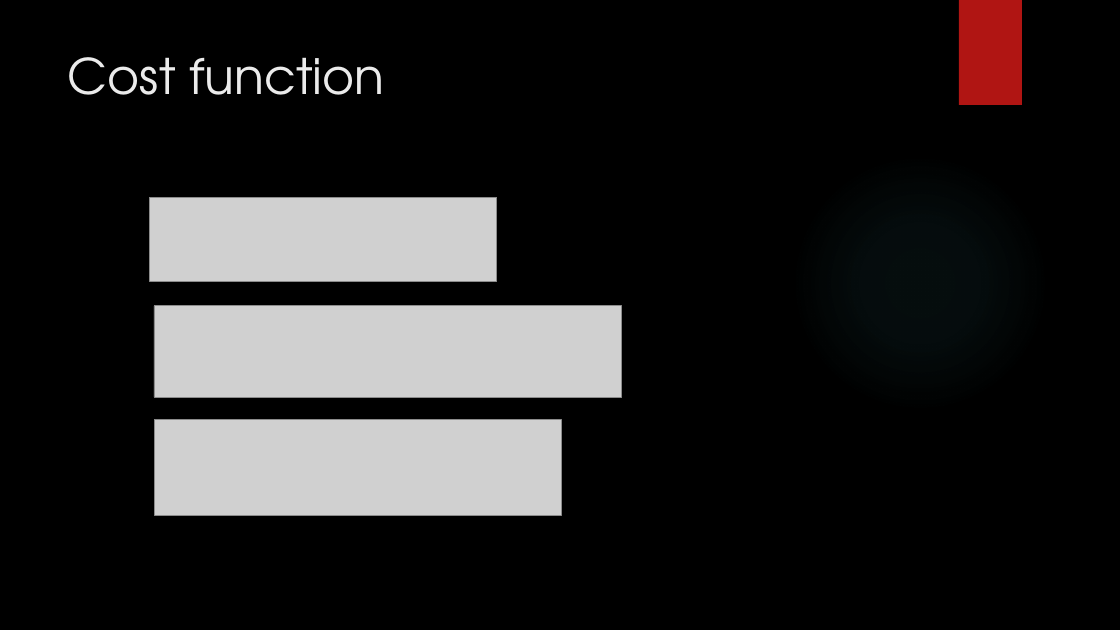
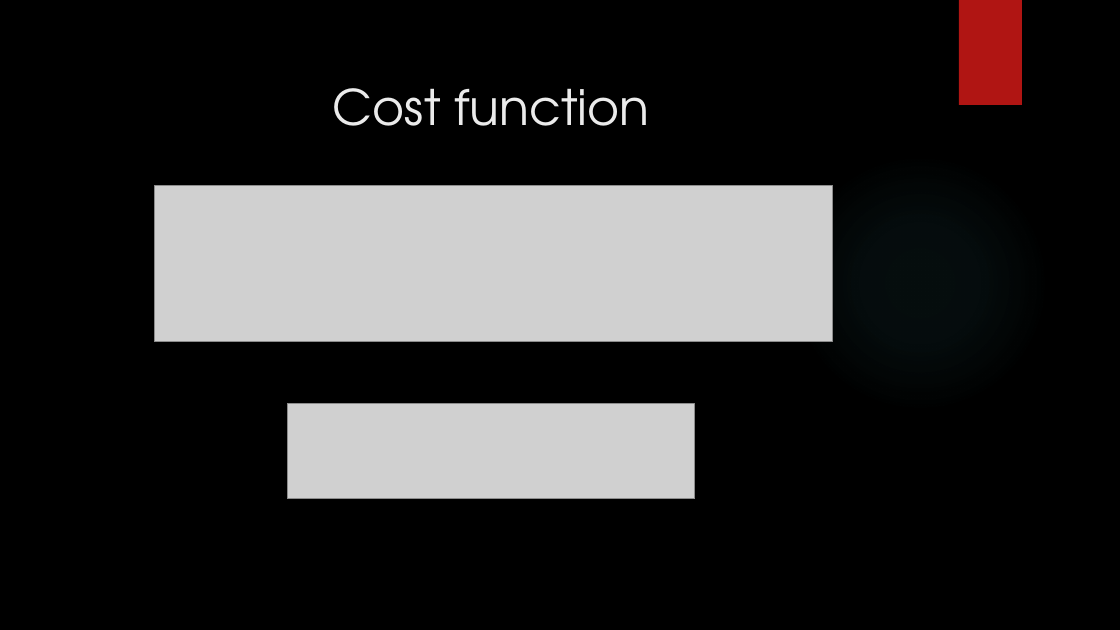
Before and after one commit to ThePiyushGupta/SarcasmTargetDetection, a slide deck: slide 4 of Presentation/Glove.pptx (slide 5 before the commit). Drawn at 1120x630 pixels with LibreOffice and Linux fonts; fonts in the diff are those of the drawing; grey boxes stand for pictures; background and template pictures are left out. Boxes give left, top, right and bottom in pixels: in the first picture for what was removed or moved away, otherwise in the second. Text is boxed around its words. In the diff, an @@ line names an element or a change of style, - is before the commit and + after.

```diff
--- a/Presentation/Glove.pptx
+++ b/Presentation/Glove.pptx
@@ title "Cost function" at (333,88,650,126): alignment left to centre; vertical alignment top to middle @@
@@ picture removed at (150,197,497,281) @@
@@ picture: place and size @@
-picture at (154,306,622,397)
+picture at (154,186,833,342)
@@ picture: place and size @@
-picture at (154,420,561,515)
+picture at (287,403,695,498)
```
Also in this commit, not shown: 4 other slides changed, 4 slides added, 1 slide removed, 5 other files.
